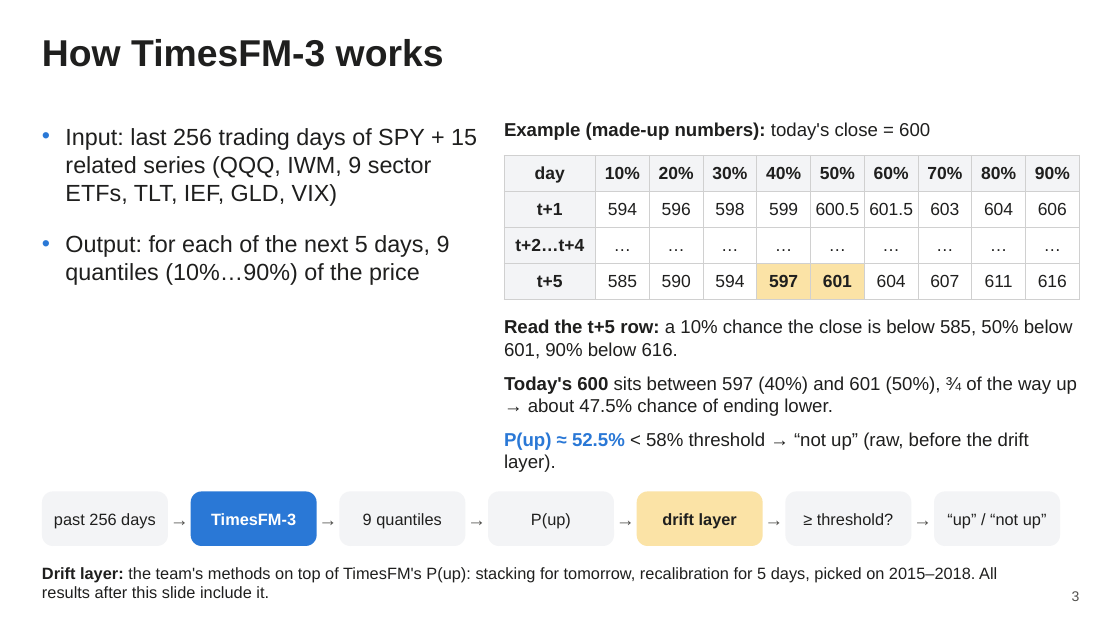
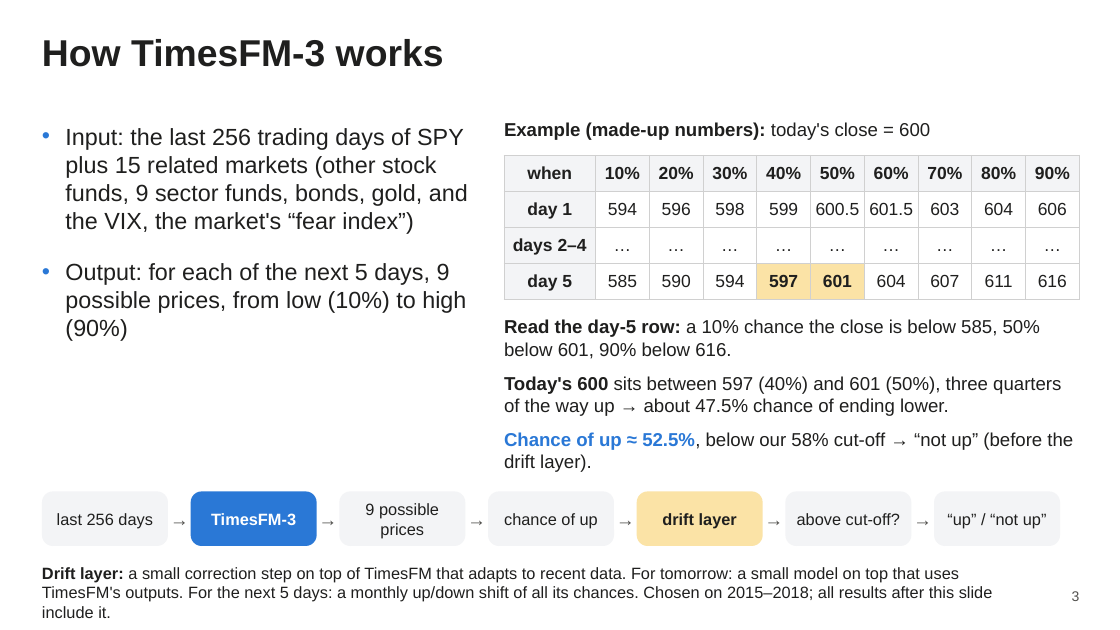
Before and after one commit to AmauryJayr/Predicting-SP500, a slide deck: slide 3 of timesfm3_experiment/slides/timesfm3_slides.pptx. Drawn at 1120x630 pixels with LibreOffice and Linux fonts; fonts in the diff are those of the drawing. Boxes give left, top, right and bottom in pixels: in the first picture for what was removed or moved away, otherwise in the second. Text is boxed around its words. In the diff, an @@ line names an element or a change of style, - is before the commit and + after.

```diff
--- a/timesfm3_experiment/slides/timesfm3_slides.pptx
+++ b/timesfm3_experiment/slides/timesfm3_slides.pptx
@@ text at (65,128,468,341): text changed @@
-• Input: last 256 trading days of SPY + 15 related series (QQQ, IWM, 9 sector ETFs, TLT, IEF, GLD, VIX)
-• Output: for each of the next 5 days, 9 quantiles (10%…90%) of the price
+• Input: the last 256 trading days of SPY plus 15 related markets (other stock funds, 9 sector funds, bonds, gold, and the VIX, the market's “fear index”)
+• Output: for each of the next 5 days, 9 possible prices, from low (10%) to high (90%)
@@ table at (504,155,1080,300) @@
-row 1, column 1: day
+row 1, column 1: when
-row 2, column 1: t+1
+row 2, column 1: day 1
-row 3, column 1: t+2…t+4
+row 3, column 1: days 2–4
-row 4, column 1: t+5
+row 4, column 1: day 5
@@ text at (504,319,1073,472): text changed @@
-Read the t+5 row: a 10% chance the close is below 585, 50% below 601, 90% below 616.
-Today's 600 sits between 597 (40%) and 601 (50%), ¾ of the way up → about 47.5% chance of ending lower.
-P(up) ≈ 52.5% < 58% threshold → “not up” (raw, before the drift layer).
+Read the day-5 row: a 10% chance the close is below 585, 50% below 601, 90% below 616.
+Today's 600 sits between 597 (40%) and 601 (50%), three quarters of the way up → about 47.5% chance of ending lower.
+Chance of up ≈ 52.5%, below our 58% cut-off → “not up” (before the drift layer).
@@ text in rounded rectangle at (365,503,439,538): text changed @@
-9 quantiles
+9 possible prices
@@ text in rounded rectangle at (57,513,153,528): text changed @@
-past 256 days
+last 256 days
@@ text in rounded rectangle at (504,513,598,528): text changed @@
-P(up)
+chance of up
@@ text in rounded rectangle at (797,513,900,525): text changed @@
-≥ threshold?
+above cut-off?
@@ text at (42,567,993,618): text changed @@
-Drift layer: the team's methods on top of TimesFM's P(up): stacking for tomorrow, recalibration for 5 days, picked on 2015–2018. All results after this slide include it.
+Drift layer: a small correction step on top of TimesFM that adapts to recent data. For tomorrow: a small model on top that uses TimesFM's outputs. For the next 5 days: a monthly up/down shift of all its chances. Chosen on 2015–2018; all results after this slide include it.
```
Also in this commit, not shown: 16 other slides changed, 41 other files.
